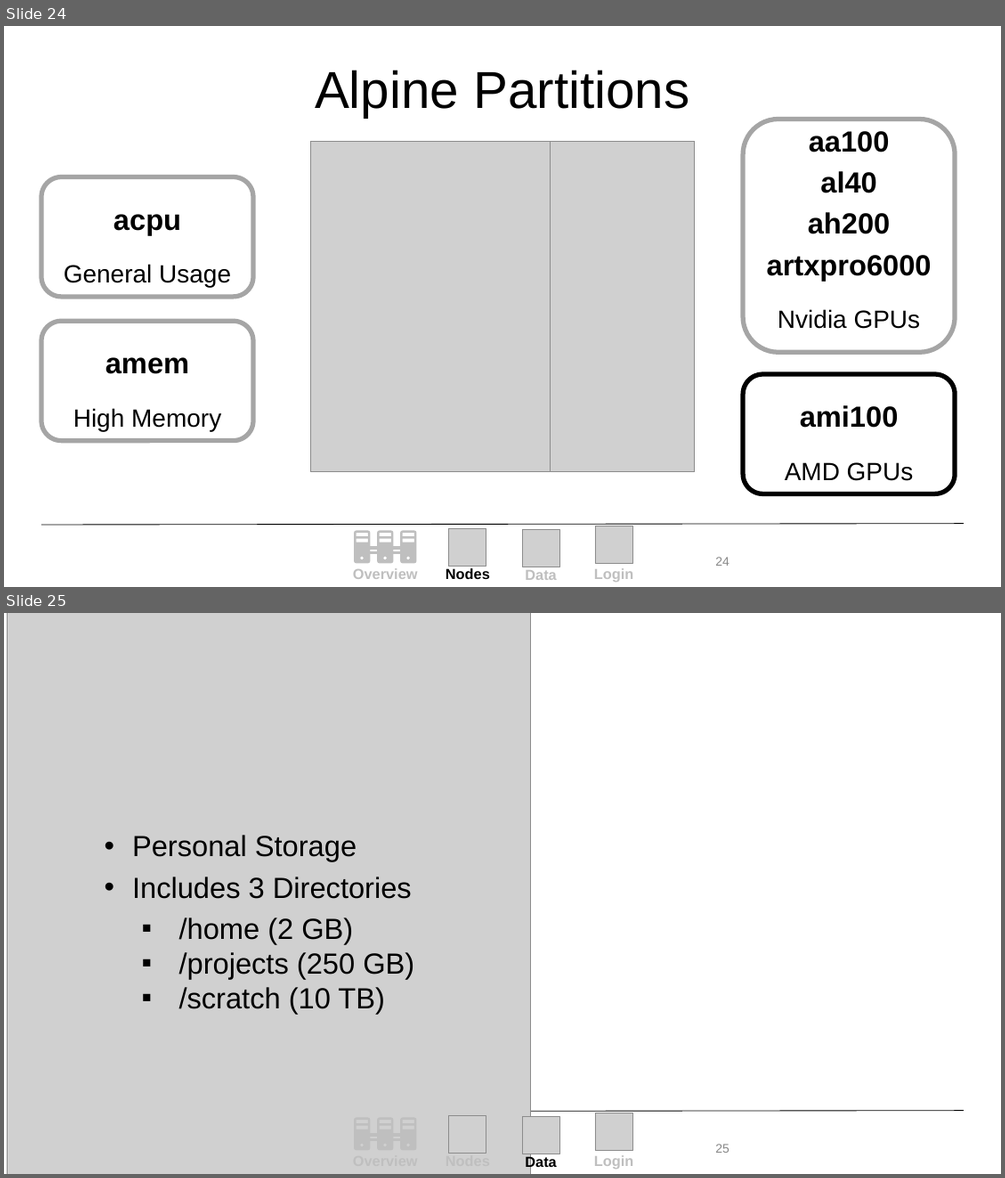
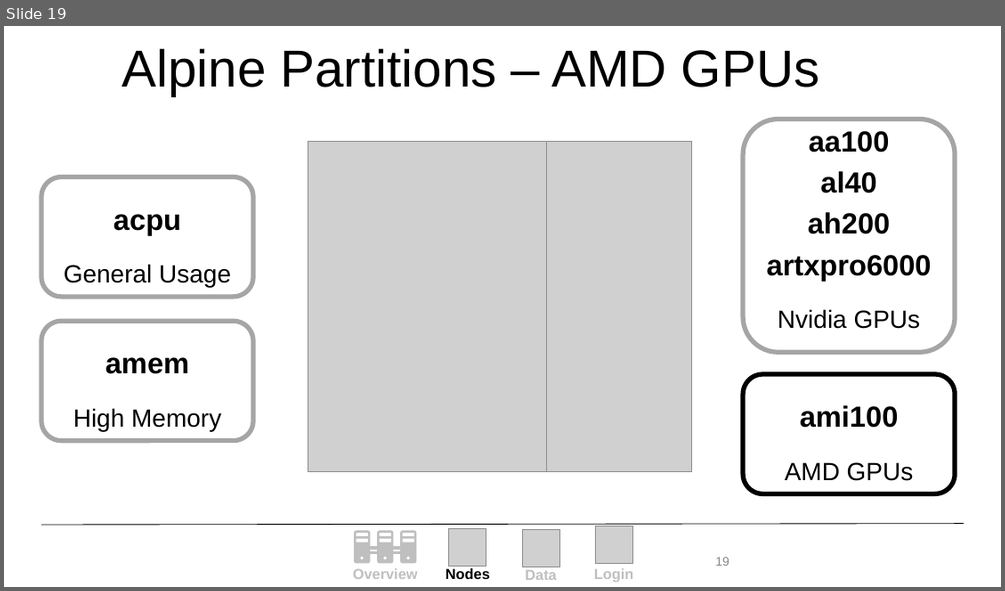
Before and after one commit to ResearchComputing/New_User_Seminar, a slide deck: Alpine_New_User_Seminar.pptx. Shown one above the other, each under a label of ours: slides 24 and 25 before the commit, slide 19 after it. The pictures are 1005x1178 and 1005x591 pixels, drawn with LibreOffice and Linux fonts; fonts in the diff are those of the drawing; grey boxes stand for pictures; background and template pictures are left out. Boxes give left, top, right and bottom in pixels: in the first picture for what was removed or moved away, otherwise in the second. Text is boxed around its words. In the diff, an @@ line names an element or a change of style, - is before the commit and + after.

```diff
--- a/Alpine_New_User_Seminar.pptx
+++ b/Alpine_New_User_Seminar.pptx
@@ slide 25 removed at (x1=4, y1=613, x2=1001, y2=1174), background #FFFFFF; not listed: 1 template element that a slide beside it also shows @@
@@ picture removed at (x1=7, y1=613, x2=531, y2=1174) @@
@@ title removed at (x1=70, y1=614, x2=930, y2=722) @@
-Data Storage
@@ text removed at (x1=132, y1=835, x2=414, y2=1013) @@
-• Personal Storage
-• Includes 3 Directories
-                ▪ /home (2 GB)
-                ▪ /projects (250 GB)
-                ▪ /scratch (10 TB)
@@ page number removed at (x1=715, y1=1143, x2=729, y2=1152) @@
-25
@@ group removed at (x1=344, y1=1113, x2=633, y2=1174): 4 texts, 3 pictures, 3 freeform shapes, 1 rectangle @@
-Login
-Overview
-Nodes
-Data
@@ what was slide 24 is now slide 19 @@
@@ slide 19 changed as well @@
@@ title at (x1=121, y1=48, x2=820, y2=96): text changed @@
-Alpine Partitions
+Alpine Partitions – AMD GPUs
@@ picture moved from (x1=310, y1=141, x2=695, y2=473) to (x1=307, y1=141, x2=691, y2=473) @@
@@ picture moved from (x1=550, y1=141, x2=695, y2=473) to (x1=547, y1=141, x2=691, y2=473) @@
@@ page number at (x1=715, y1=556, x2=729, y2=565): text changed @@
-24
+19
```
Also in this commit, not shown: 12 other slides changed, 8 other slides removed, 1 other file.
